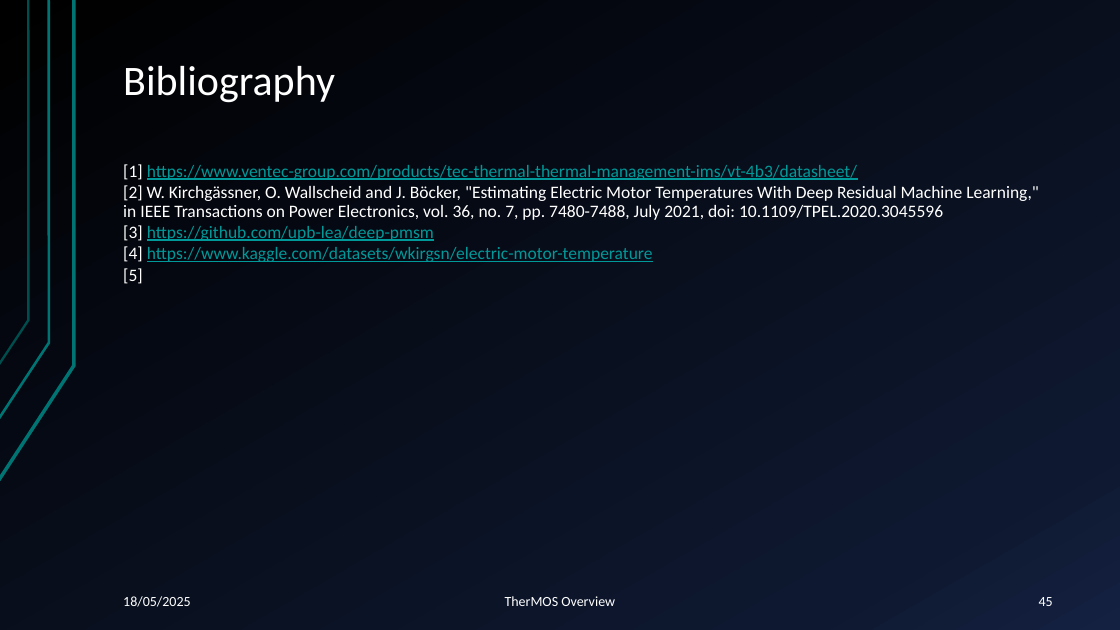
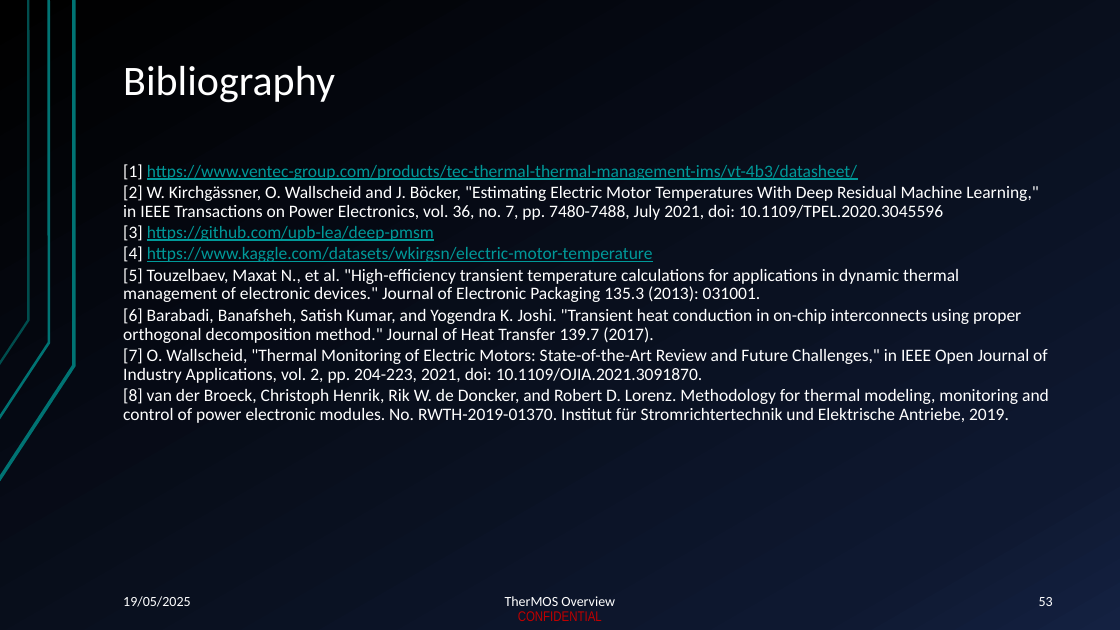
Before and after one commit to pascme05/TherMOS, a slide deck: slide 53 of docu/ppt/PR_250515_Thermos_Tutorial.pptx (slide 45 before the commit). Drawn at 1120x630 pixels with LibreOffice and Linux fonts; fonts in the diff are those of the drawing. Boxes give left, top, right and bottom in pixels: in the first picture for what was removed or moved away, otherwise in the second. Text is boxed around its words. In the diff, an @@ line names an element or a change of style, - is before the commit and + after.

```diff
--- a/docu/ppt/PR_250515_Thermos_Tutorial.pptx
+++ b/docu/ppt/PR_250515_Thermos_Tutorial.pptx
@@ text at (123,268,1049,423): text changed @@
-[5]
+[5] Touzelbaev, Maxat N., et al. "High-efficiency transient temperature calculations for applications in dynamic thermal management of electronic devices." Journal of Electronic Packaging 135.3 (2013): 031001.
+[6] Barabadi, Banafsheh, Satish Kumar, and Yogendra K. Joshi. "Transient heat conduction in on-chip interconnects using proper orthogonal decomposition method." Journal of Heat Transfer 139.7 (2017).
+[7] O. Wallscheid, "Thermal Monitoring of Electric Motors: State-of-the-Art Review and Future Challenges," in IEEE Open Journal of Industry Applications, vol. 2, pp. 204-223, 2021, doi: 10.1109/OJIA.2021.3091870.
+[8] van der Broeck, Christoph Henrik, Rik W. de Doncker, and Robert D. Lorenz. Methodology for thermal modeling, monitoring and control of power electronic modules. No. RWTH-2019-01370. Institut für Stromrichtertechnik und Elektrische Antriebe, 2019.
@@ text at (123,596,190,607): text changed @@
-18/05/2025
+19/05/2025
@@ page number at (1039,597,1053,606): text changed @@
-45
+53
@@ text added at (518,611,602,621), 12 pt, text #C00000 @@
+CONFIDENTIAL
```
Also in this commit, not shown: 44 other slides changed, 8 slides added.
